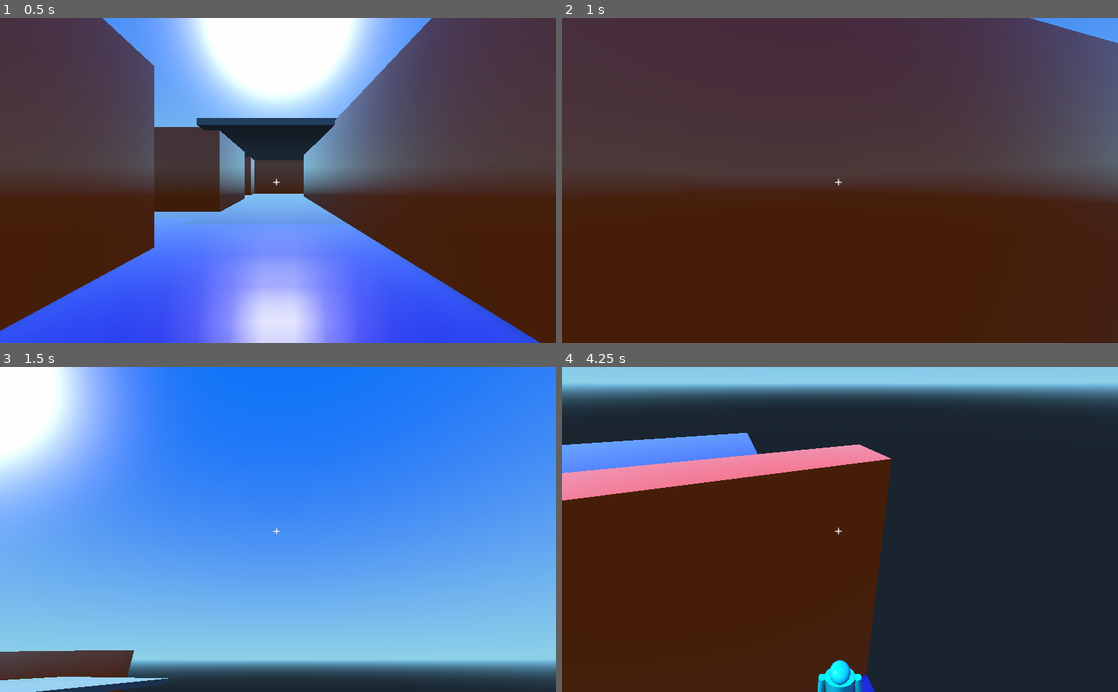
Above: before the commit, frames 1-4 (two rows, left to right).
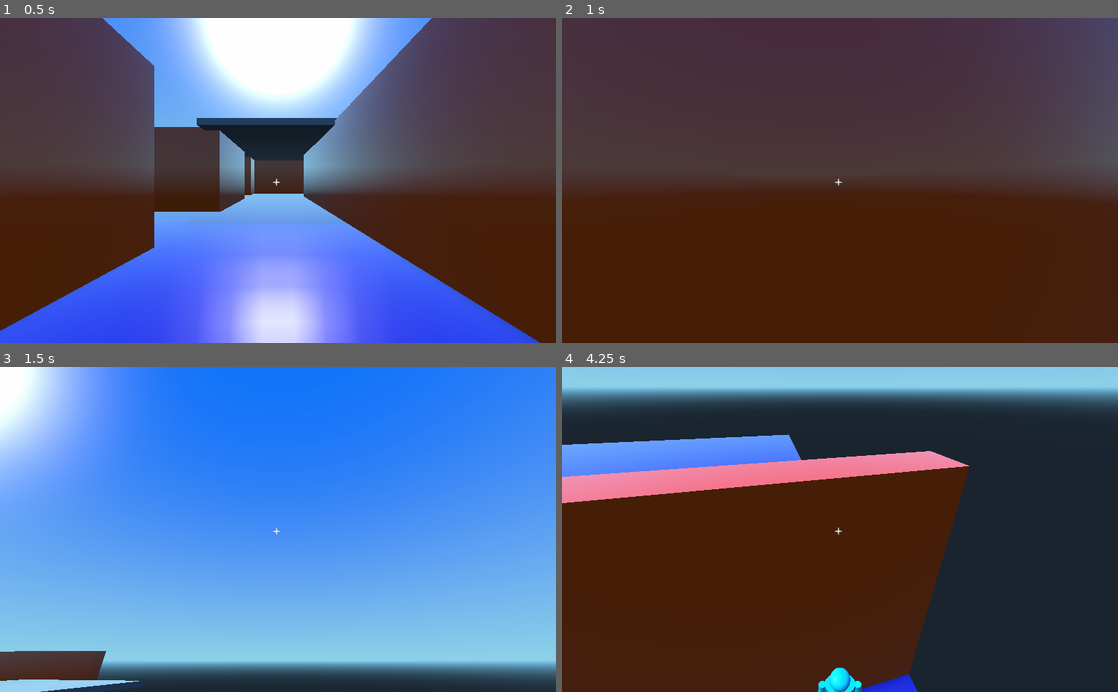
Above: after the commit, the same moments.

Repository: mrazeja7/gameProto
Game: Godot game, scene res://game.tscn
The game is run twice, just before and just after one commit, with the same random seed, the same clock (stepped at 60 frames per second) and the same inputs.
Inputs (mouse positions are in pixels of both pictures, inside the frame that each line leads up to):
- Up to frame 1 (0.5 s): no input
- Up to frame 2 (1 s): tap Enter at 0.5 s; move the mouse to (867, 180) at 0.52 s; hold Up (ui_up) from 0.53 s (still down); hold C from 0.53 s (still down); tap Space at 0.77 s
- Up to frame 3 (1.5 s): keep holding Up (ui_up); move the mouse to (250, 529) at 1.27 s; release C at 1.28 s; tap C at 1.35 s
- Up to frame 4 (4.25 s): keep holding Up (ui_up); tap Space at 1.52, 2, 3.02, 3.77 s; move the mouse to (851, 523) at 2.02 s; hold F 2.03-2.78 s; tap C at 2.3, 2.85 s; move the mouse to (834, 536) at 2.77 s; move the mouse to (878, 532) at 3.52 s; hold C from 3.53 s (still down)

Frame 1 is identical in both runs. In frame 2, 0.6% of the frame differs, in the area x 84-100%, y 0-8%; in frame 3, 8.3%; in frame 4, 16%, in the area x 0-100%, y 5-100%.

Commit message:
reduce mouse sensitivity, code cleanup

Diff:
--- a/assets/stairs.tscn
+++ b/assets/stairs.tscn
@@ -1,7 +1,6 @@
 [gd_scene load_steps=3 format=2]
 
 [ext_resource path="res://assets/step.tscn" type="PackedScene" id=1]
-
 
 [sub_resource type="BoxShape" id=1]
 
--- a/scripts/player.gd
+++ b/scripts/player.gd
@@ -8,15 +8,17 @@
 var gravity = -9.8
 var velocity = Vector3()
 
-var view_sensitivity = 0.3
+var view_sensitivity = 0.2
 var yaw = 0
 var pitch = 0
 
+var camera
 var third_person = false
 
 func _ready():
 	set_process_input(true)
 	Input.set_mouse_mode(Input.MOUSE_MODE_CAPTURED)
+	camera = get_node("yaw/Camera")
 
 func _enter_scene():
 	Input.set_mouse_mode(Input.MOUSE_MODE_CAPTURED)
@@ -66,12 +68,12 @@
 func rotate_camera():
 	if not third_person:
 		third_person = true
-		get_node("yaw/Camera").translate(Vector3(0,0.75,1.5))
-		get_node("yaw/Camera").rotate_x(deg2rad(-30))
+		camera.translate(Vector3(0,0.75,1.5))
+		camera.rotate_x(deg2rad(-30))
 	else:
 		third_person = false
-		get_node("yaw/Camera").rotate_x(deg2rad(30))
-		get_node("yaw/Camera").translate(Vector3(0,-0.75,-1.5))
+		camera.rotate_x(deg2rad(30))
+		camera.translate(Vector3(0,-0.75,-1.5))
 	pass
 
 func _input(ie):
@@ -92,4 +94,4 @@
 		yaw = fmod(yaw - ie.relative.x * view_sensitivity, 360)
 		pitch = max(min(pitch - ie.relative.y * view_sensitivity, 90), -90)
 		set_rotation(Vector3(0, deg2rad(yaw), 0))
-		get_node("yaw/Camera").set_rotation(Vector3(deg2rad(pitch), 0, 0))
+		camera.set_rotation(Vector3(deg2rad(pitch), 0, 0))
